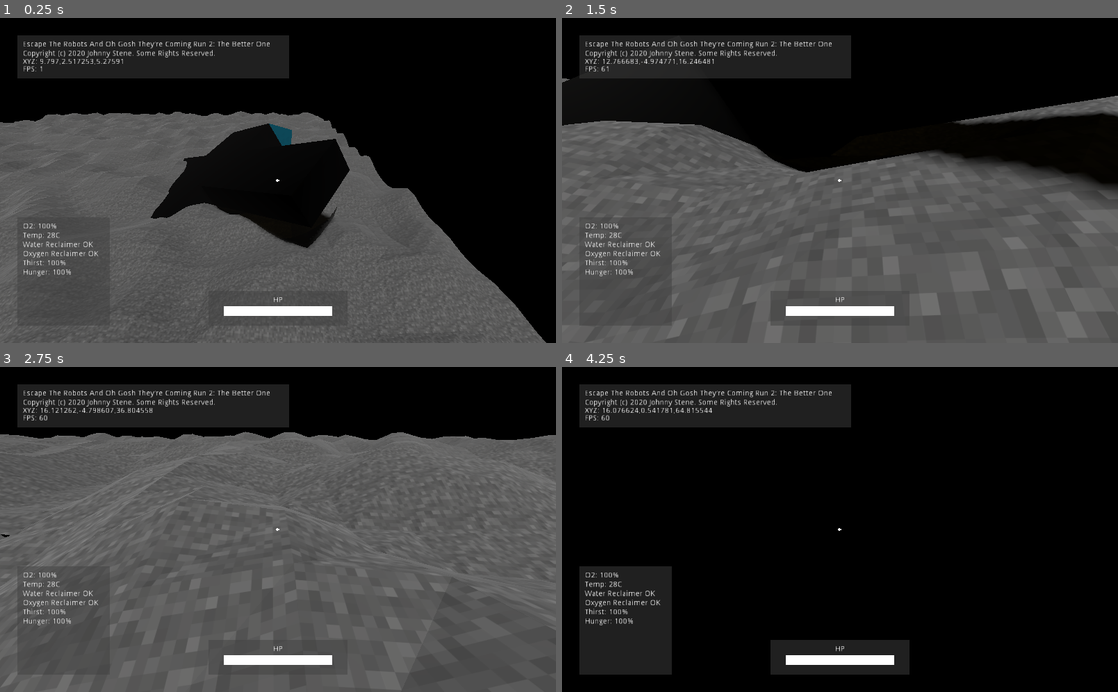
Above: before the commit, frames 1-4 (two rows, left to right).
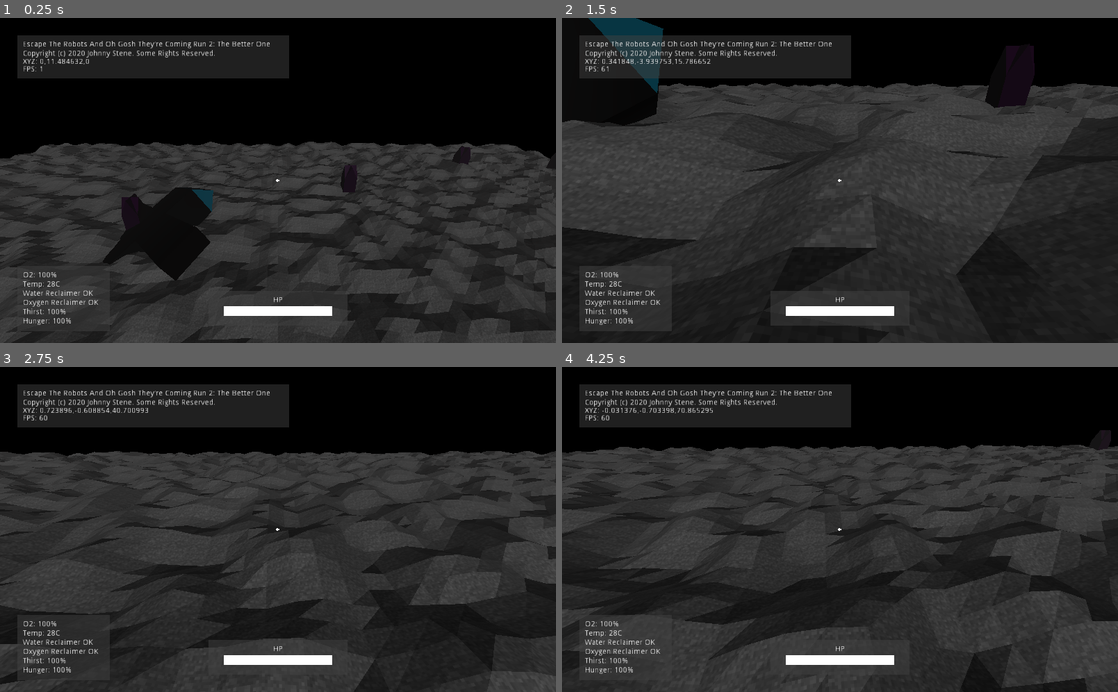
Above: after the commit, the same moments.

Repository: jhonnystene/EscapeGame2
Game: Godot game, scene res://GameWorld.tscn
Same seed, same stepped clock (60 frames per second), same inputs: the game is played once before the commit and once after it.
Inputs (mouse positions are in pixels of both pictures, inside the frame that each line leads up to):
- Up to frame 1 (0.25 s): no input
- Up to frame 2 (1.5 s): move the mouse to (867, 180) at 0.52 s; hold W (move_forward) from 0.53 s (still down); tap Space (jump) at 0.77 s; move the mouse to (812, 180) at 1.27 s
- Up to frame 3 (2.75 s): keep holding W (move_forward); tap Space (jump) at 1.52 s; move the mouse to (289, 523) at 2.02 s
- Up to frame 4 (4.25 s): keep holding W (move_forward); move the mouse to (834, 536) at 2.77 s; tap Space (jump) at 3.02, 3.77 s; move the mouse to (878, 532) at 3.52 s

The runs differ from the first frame. In frame 1, 57% of the frame differs, in the area x 0-100%, y 12-100%; in frame 2, 72%, in the area x 0-100%, y 0-100%; in frame 3, 72%; in frame 4, 66%.

Commit message:
Terrain now infinite!

Diff:
--- a/GameWorld.tscn
+++ b/GameWorld.tscn
@@ -5,13 +5,14 @@
 [ext_resource path="res://SpaceEnvironment.tres" type="Environment" id=3]
 [ext_resource path="res://Ship.tscn" type="PackedScene" id=4]
 
-[sub_resource type="CapsuleShape" id=1]
+[sub_resource type="BoxShape" id=1]
+extents = Vector3( 1, 1, 2 )
 
 [node name="GameWorld" type="Spatial"]
 script = ExtResource( 2 )
 
 [node name="Player" type="KinematicBody" parent="."]
-transform = Transform( 1, 0, 0, 0, 1, 0, 0, 0, 1, 9.797, 3.34392, 5.27591 )
+transform = Transform( 1, 0, 0, 0, 1, 0, 0, 0, 1, 0, 12.3113, 0 )
 script = ExtResource( 1 )
 
 [node name="RotationHelper" type="Spatial" parent="Player"]
@@ -26,6 +27,7 @@
 
 [node name="DirectionalLight" type="DirectionalLight" parent="."]
 transform = Transform( 1, 0, 0, 0, -0.425479, 0.904968, 0, -0.904968, -0.425479, 0, 5.67541, 10.958 )
+visible = false
 light_energy = 0.83
 shadow_enabled = true
 shadow_contact = 3.27
@@ -34,10 +36,13 @@
 
 [node name="StatsHUD" type="ColorRect" parent="UILayer"]
 margin_left = 32.0
-margin_top = 368.0
+margin_top = 458.0
 margin_right = 202.0
-margin_bottom = 568.0
+margin_bottom = 578.0
 color = Color( 0.254902, 0.254902, 0.254902, 0.501961 )
+__meta__ = {
+"_edit_use_anchors_": false
+}
 
 [node name="Label" type="Label" parent="UILayer/StatsHUD"]
 margin_left = 10.0
@@ -135,3 +140,5 @@
 
 [node name="Ship" parent="." instance=ExtResource( 4 )]
 transform = Transform( 0.65753, 0.487935, -0.574085, -0.282987, 0.866116, 0.412021, 0.698264, -0.108457, 0.707577, 18.4825, -2.81437, 19.4307 )
+
+[node name="Chunks" type="Spatial" parent="."]
--- a/SpaceEnvironment.tres
+++ b/SpaceEnvironment.tres
@@ -5,12 +5,14 @@
 sky_horizon_color = Color( 0, 0, 0, 1 )
 ground_bottom_color = Color( 0, 0, 0, 1 )
 ground_horizon_color = Color( 0, 0, 0, 1 )
-sun_color = Color( 0.913725, 0.670588, 0.184314, 1 )
+sun_curve = 0.025
+sun_energy = 15.31
 
 [resource]
 background_mode = 2
 background_sky = SubResource( 1 )
 ambient_light_color = Color( 0.996078, 0.988235, 0.988235, 1 )
+ambient_light_energy = 4.16
 fog_enabled = true
 fog_color = Color( 0.282353, 0.27451, 0.27451, 1 )
 fog_depth_end = 4000.0
--- a/Test.gd
+++ b/Test.gd
@@ -11,8 +11,14 @@
 const TERRAIN_MULTIPLIER_BIGBOI = 2
 const TERRAIN_MULTIPLIER_AMPLIFIED = 5
 
-const CHUNK_SIZE = 32
-const CHUNK_COUNT = 2
+const TERRAIN_RESOLUTION_PS1_HAGRID = 4
+const TERRAIN_RESOLUTION_COARSE = 2
+const TERRAIN_RESOLUTION_FINE = 1
+const TERRAIN_RESOLUTION = TERRAIN_RESOLUTION_FINE
+
+const ORIGINAL_CHUNK_SIZE = 16
+const CHUNK_SIZE = ORIGINAL_CHUNK_SIZE / TERRAIN_RESOLUTION
+const RENDER_DISTANCE = 9 # Must be odd and at least 3
 const NOISE_MULTIPLIER = TERRAIN_MULTIPLIER_NORMAL
 
 var noise = OpenSimplexNoise.new()
@@ -20,18 +26,20 @@
 var testRock = preload("res://TestRock.tscn")
 
 func getNoise(x, z):
-	return noise.get_noise_2d(x, z) * NOISE_MULTIPLIER
+	if(TERRAIN_RESOLUTION == 1):
+		return noise.get_noise_2d(x, z)
+	return noise.get_noise_2d(x, z) * (TERRAIN_RESOLUTION / 2)
 
 func getVertices(x, z):
 	var vertices = PoolVector3Array()
 
 	vertices.push_back(Vector3(x, getNoise(x, z), z))
-	vertices.push_back(Vector3(x + 1, getNoise(x + 1, z), z))
-	vertices.push_back(Vector3(x, getNoise(x, z + 1), z + 1))
+	vertices.push_back(Vector3(x + TERRAIN_RESOLUTION, getNoise(x + TERRAIN_RESOLUTION, z), z))
+	vertices.push_back(Vector3(x, getNoise(x, z + TERRAIN_RESOLUTION), z + TERRAIN_RESOLUTION))
 
-	vertices.push_back(Vector3(x, getNoise(x, z + 1), z + 1))
-	vertices.push_back(Vector3(x + 1, getNoise(x + 1, z), z))
-	vertices.push_back(Vector3(x + 1, getNoise(x + 1, z + 1), z + 1))
+	vertices.push_back(Vector3(x, getNoise(x, z + TERRAIN_RESOLUTION), z + TERRAIN_RESOLUTION))
+	vertices.push_back(Vector3(x + TERRAIN_RESOLUTION, getNoise(x + TERRAIN_RESOLUTION, z), z))
+	vertices.push_back(Vector3(x + TERRAIN_RESOLUTION, getNoise(x + TERRAIN_RESOLUTION, z + TERRAIN_RESOLUTION), z + TERRAIN_RESOLUTION))
 
 	return vertices
 
@@ -39,33 +47,46 @@
 	var UVs = PoolVector2Array()
 
 	UVs.push_back(Vector2(x, z))
-	UVs.push_back(Vector2(x + 1, z))
-	UVs.push_back(Vector2(x, z + 1))
+	UVs.push_back(Vector2(x + TERRAIN_RESOLUTION, z))
+	UVs.push_back(Vector2(x, z + TERRAIN_RESOLUTION))
 
-	UVs.push_back(Vector2(x, z + 1))
-	UVs.push_back(Vector2(x + 1, z))
-	UVs.push_back(Vector2(x + 1, z + 1))
+	UVs.push_back(Vector2(x, z + TERRAIN_RESOLUTION))
+	UVs.push_back(Vector2(x + TERRAIN_RESOLUTION, z))
+	UVs.push_back(Vector2(x + TERRAIN_RESOLUTION, z + TERRAIN_RESOLUTION))
 
 	return UVs
 
 func createChunk(chunkX, chunkZ):
-	for x in range(chunkX * CHUNK_SIZE, (chunkX * CHUNK_SIZE) + CHUNK_SIZE):
-		for z in range(chunkZ * CHUNK_SIZE, (chunkZ * CHUNK_SIZE) + CHUNK_SIZE):
-			var vertices = getVertices(x, z)
-			var UVs = getUVs(x, z)
+	#print("Creating new chunk...")
+	var vertices = PoolVector3Array()
+	var UVs = PoolVector2Array()
 
-			var currentChunk = chunk.instance()
-			currentChunk.init(vertices, UVs)
+	#print("Initializing vertices and UVs...")
+	for technicalX in range(chunkX * CHUNK_SIZE * TERRAIN_RESOLUTION, ((chunkX * CHUNK_SIZE) + CHUNK_SIZE) * TERRAIN_RESOLUTION):
+		for technicalZ in range(chunkZ * CHUNK_SIZE * TERRAIN_RESOLUTION, ((chunkZ * CHUNK_SIZE) + CHUNK_SIZE) * TERRAIN_RESOLUTION):
+			var x = technicalX #* TERRAIN_RESOLUTION
+			var z = technicalZ# * TERRAIN_RESOLUTION
 
-			self.add_child(currentChunk)
+			vertices.append_array(getVertices(x, z))
+			UVs.append_array(getUVs(x, z))
 
+	#print("Instancing...")
+	var currentChunk = chunk.instance()
+	currentChunk.init(vertices, UVs)
+	currentChunk.name = str(chunkX) + "," + str(chunkZ)
+	#print("Name set to " + str(chunkX) + "," + str(chunkZ) + ".")
+
+	#print("Adding as child to Chunks object...")
+	$Chunks.add_child(currentChunk)
+
+	#print("Generating rocks...")
 	if(randi()%10+1 == 5):
 		var rockX = randi()%CHUNK_SIZE + (chunkX * CHUNK_SIZE)
 		var rockZ = randi()%CHUNK_SIZE + (chunkZ * CHUNK_SIZE)
 
 		var rock = testRock.instance()
 		rock.global_translate(Vector3(rockX, 0, rockZ))
-		self.add_child(rock)
+		currentChunk.add_child(rock)
 
 func _ready():
 	randomize()
@@ -77,11 +98,52 @@
 	noise.persistence = 0.8
 	noise.period = TERRAIN_TYPE_HILLY
 
-	for x in range(0, CHUNK_COUNT):
-		for z in range(0, CHUNK_COUNT):
-			createChunk(x, z)
-
 func _process(delta):
 	var pos = $Player.get_global_transform().origin
 	$UILayer/DebugHUD/PositionLabel.text = "XYZ: " + str(pos.x) + "," + str(pos.y) + "," + str(pos.z)
 	$UILayer/DebugHUD/FPSLabel.text = "FPS: " + str(Engine.get_frames_per_second())
+
+	var loadedChunksNeeded = []
+	var playerChunkPos = Vector2(floor(pos.x / ORIGINAL_CHUNK_SIZE), floor(pos.z / ORIGINAL_CHUNK_SIZE))
+	for x in range(-((RENDER_DISTANCE - 1) / 2), (RENDER_DISTANCE - 1) / 2):
+		for z in range(-((RENDER_DISTANCE - 1) / 2), (RENDER_DISTANCE - 1) / 2):
+			loadedChunksNeeded.append(Vector2(playerChunkPos.x + x, playerChunkPos.y + z))
+
+	#print("Player is at " + str(pos) + " (Chunk " + str(playerChunkPos) + ")")
+	#print("Player is at " + str(playerChunkPos) + " so I need " + str(loadedChunksNeeded))
+
+	var keepChunks = []
+	for child in $Chunks.get_children():
+		for position in loadedChunksNeeded:
+			var chunkString = str(position.x) + "," + str(position.y)
+			if(chunkString in child.name):
+				keepChunks.append(position)
+
+	var loadChunks = []
+	for position in loadedChunksNeeded:
+		if not(position in keepChunks):
+			loadChunks.append(position)
+
+	for child in $Chunks.get_children():
+		var trash = true
+		var chunkPos = child.name.split(",")
+		var chunkX = int(chunkPos[0])
+		var chunkY = int(chunkPos[1].split("@")[0])
+		chunkPos = Vector2(chunkX, chunkY)
+
+		if(chunkPos == playerChunkPos):
+			#print("Player in chunk! Not trashing!")
+			trash = false
+
+		if(chunkPos in loadedChunksNeeded):
+			trash = false
+
+		if(trash):
+			print("Trashing " + str(chunkPos) + "!")
+			if(chunkPos == playerChunkPos):
+				print("ERROR! Trying to trash player's chunk!")
+			child.queue_free()
+
+	for chunkPos in loadChunks:
+		print("Loading new chunk: " + str(chunkPos))
+		createChunk(chunkPos.x, chunkPos.y)
